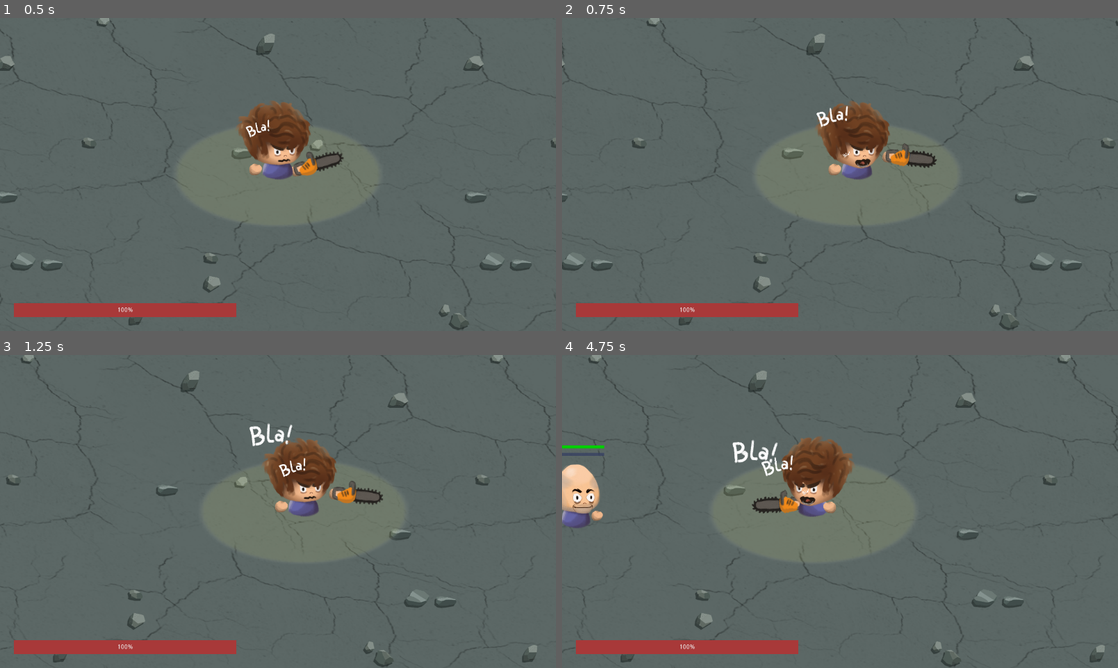
Above: before the commit, frames 1-4 (two rows, left to right).
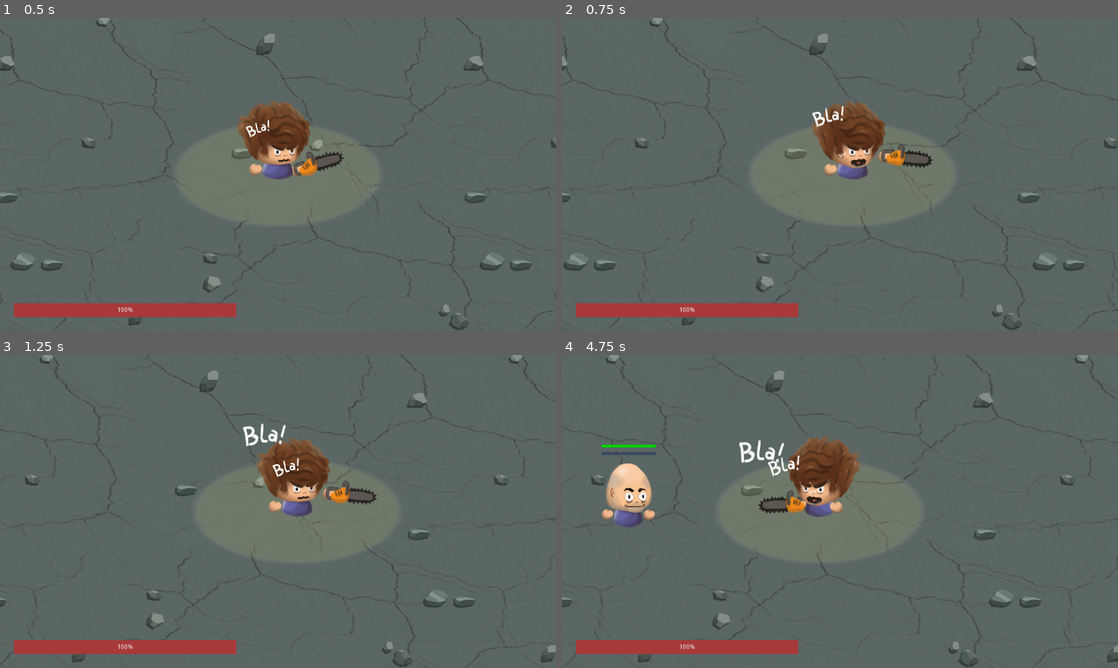
Above: after the commit, the same moments.

Repository: LNicoF/mgj-2023
Game: Godot game, scene res://scenes/main/main.tscn
Same seed, same stepped clock (60 frames per second), same inputs: the game is played once before the commit and once after it.
Inputs (mouse positions are in pixels of both pictures, inside the frame that each line leads up to):
- Up to frame 1 (0.5 s): no input
- Up to frame 2 (0.75 s): move the mouse to (962, 158) at 0.52 s; press the mouse at (962, 158) at 0.53 s; hold D (move_right) from 0.53 s (still down)
- Up to frame 3 (1.25 s): keep holding D (move_right)
- Up to frame 4 (4.75 s): move the mouse to (728, 527) at 1.27 s; release D (move_right) at 1.28 s; release the mouse at (728, 527) at 1.28 s; hold S (move_down) 1.28-2.03 s; click (728, 527) at 1.35 s; move the mouse to (895, 442) at 2.02 s; press the mouse at (895, 442) at 2.03 s; hold D (move_right) 2.03-2.78 s; move the mouse to (812, 574) at 2.77 s; release the mouse at (812, 574) at 2.78 s; hold W (move_up) 2.78-3.53 s; click (812, 574) at 2.85 s; move the mouse to (1006, 558) at 3.52 s; press the mouse at (1006, 558) at 3.53 s; hold A (move_left) from 3.53 s (still down); move the mouse to (673, 464) at 4.27 s; release the mouse at (673, 464) at 4.28 s; click (673, 464) at 4.35 s

Frame 1 is identical in both runs. In frame 2, 2.5% of the frame differs, in the area x 0-100%, y 0-100%; in frame 3, 4.4%; in frame 4, 7.0%.

Commit message:
enemy attacks

Diff:
--- a/scenes/enemy/enemy.gd
+++ b/scenes/enemy/enemy.gd
@@ -6,9 +6,12 @@
 onready var _healthBar := $HealthBar
 onready var _inffluenceBar := $InffluenceBar
 onready var _inffluenceTimer := $InffluenceTimer
+onready var _attackZone := $AttackRange
 
-export( int ) var initialHealth := 20
-export( int ) var speed = 5000
+export( int ) var initialHealth := 100
+export( int ) var speed := 100
+export( int ) var damage := 10
+export( int ) var attackRange := 128
 
 onready var health := initialHealth
 
@@ -18,18 +21,21 @@
 var isAlly := false
 
 func _ready():
+	$AttackRange/CollisionShape2D.shape.radius = attackRange
 	_animation_player.play( "Pela_Walk" )
 	_inffluenceBar.value = 0
 	_setHealth( health )
 
 func _physics_process( delta ):
-	velocity = _move() * delta
+	velocity = _move()
 	velocity = move_and_slide( velocity )
+	if _getTarget() in _attackZone.get_overlapping_bodies() :
+		_startAttack( _getTarget() )
 	if not _inffluenceTimer.is_stopped() :
 		_inffluenceBar.value = 100 - _inffluenceTimer.time_left * 100 / _inffluenceTimer.wait_time
 
 func _move() -> Vector2 :
-	if isSwitching or isDead :
+	if isSwitching or isDead or isAttacking() :
 		return Vector2()
 	var target := _getTarget()
 	var dist = target.position - position
@@ -43,10 +49,10 @@
 		dist.y = 0
 	return Isometric.calcVec( dist.normalized() * speed )
 
-func hit( damage: int ) -> void :
+func hit( rDamage: int ) -> void :
 	if isSwitching or isDead :
 		return
-	_setHealth( health - damage )
+	_setHealth( health - rDamage )
 	_knockback()
 
 func _knockback() :
@@ -85,3 +91,21 @@
 		_animation_player.play( "Pela_Walk" )
 	elif anim_name == "Pela_die" :
 		queue_free()
+
+func _on_HurtBox_body_entered( body:Node ):
+	if body == _getTarget() :
+		_attack( body )
+
+func _attack( target: Node ) :
+	print( 'enemy attacking' )
+	target.hit( damage )
+
+func _startAttack( target: Node ) :
+	if isDead :
+		return
+	if target == _getTarget() :
+		print( 'started attacking' )
+		_animation_player.play( "Pela_Attack" )
+
+func isAttacking() -> bool :
+	return _animation_player.current_animation == "Pela_Attack"
--- a/scenes/enemy/enemy.tscn
+++ b/scenes/enemy/enemy.tscn
@@ -147,7 +147,7 @@
 "values": [ ExtResource( 2 ), ExtResource( 5 ), ExtResource( 2 ) ]
 }
 tracks/11/type = "value"
-tracks/11/path = NodePath("HurtBox:disabled")
+tracks/11/path = NodePath("HurtBox/CollisionShape2D:disabled")
 tracks/11/interp = 1
 tracks/11/loop_wrap = true
 tracks/11/imported = false
@@ -376,7 +376,7 @@
 "values": [ Vector2( 1, 1 ) ]
 }
 tracks/4/type = "value"
-tracks/4/path = NodePath("HurtBox:disabled")
+tracks/4/path = NodePath("HurtBox/CollisionShape2D:disabled")
 tracks/4/interp = 1
 tracks/4/loop_wrap = true
 tracks/4/imported = false
@@ -385,7 +385,7 @@
 "times": PoolRealArray( 0 ),
 "transitions": PoolRealArray( 1 ),
 "update": 0,
-"values": [ false ]
+"values": [ true ]
 }
 
 [sub_resource type="StyleBoxFlat" id=12]
@@ -403,9 +403,11 @@
 [sub_resource type="RectangleShape2D" id=14]
 extents = Vector2( 310, 269 )
 
+[sub_resource type="CircleShape2D" id=15]
+radius = 128.0
+
 [node name="Enemy" type="KinematicBody2D"]
 script = ExtResource( 1 )
-initialHealth = 100
 
 [node name="CollisionShape2D" type="CollisionShape2D" parent="."]
 position = Vector2( -3, -29 )
@@ -484,9 +486,19 @@
 wait_time = 5.0
 one_shot = true
 
-[node name="HurtBox" type="CollisionShape2D" parent="."]
-position = Vector2( -15, -96 )
+[node name="HurtBox" type="Area2D" parent="."]
+
+[node name="CollisionShape2D" type="CollisionShape2D" parent="HurtBox"]
+position = Vector2( 0, -30 )
 shape = SubResource( 14 )
+disabled = true
+
+[node name="AttackRange" type="Area2D" parent="."]
+
+[node name="CollisionShape2D" type="CollisionShape2D" parent="AttackRange"]
+position = Vector2( 0, -30 )
+shape = SubResource( 15 )
 
 [connection signal="animation_finished" from="AnimationPlayer" to="." method="_on_AnimationPlayer_animation_finished"]
 [connection signal="timeout" from="InffluenceTimer" to="." method="_on_InffluenceTimer_timeout"]
+[connection signal="body_entered" from="HurtBox" to="." method="_on_HurtBox_body_entered"]
--- a/scenes/enemy_spawner/enemy_spawner.tscn
+++ b/scenes/enemy_spawner/enemy_spawner.tscn
@@ -10,6 +10,5 @@
 
 [node name="Timer" type="Timer" parent="."]
 wait_time = 3.0
-autostart = true
 
 [connection signal="timeout" from="Timer" to="." method="_on_Timer_timeout"]
--- a/scenes/player/player.gd
+++ b/scenes/player/player.gd
@@ -11,7 +11,7 @@
 var isAttacking := false
 
 export( int ) var max_health := 100
-export( int ) var speed := 20000
+export( int ) var speed := 250
 export( int ) var damage := 10
 
 onready var health := max_health
@@ -28,7 +28,7 @@
 			hit( 10 )
 
 func _physics_process(delta):
-	velocity = _move() * delta
+	velocity = _move()
 	velocity = move_and_slide( velocity )
 	_attack()
 	_animate()
Not shown, changed: export_presets.cfg
Not shown: 1 places in scenes/enemy/enemy.tscn that only renumber resources
